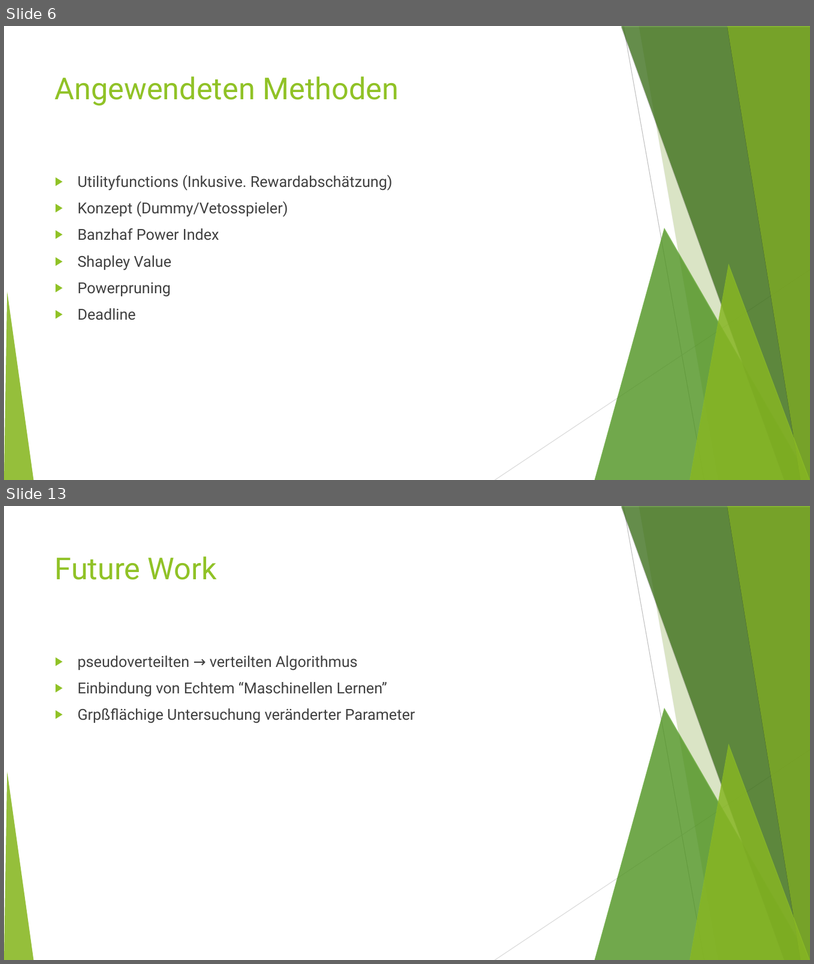
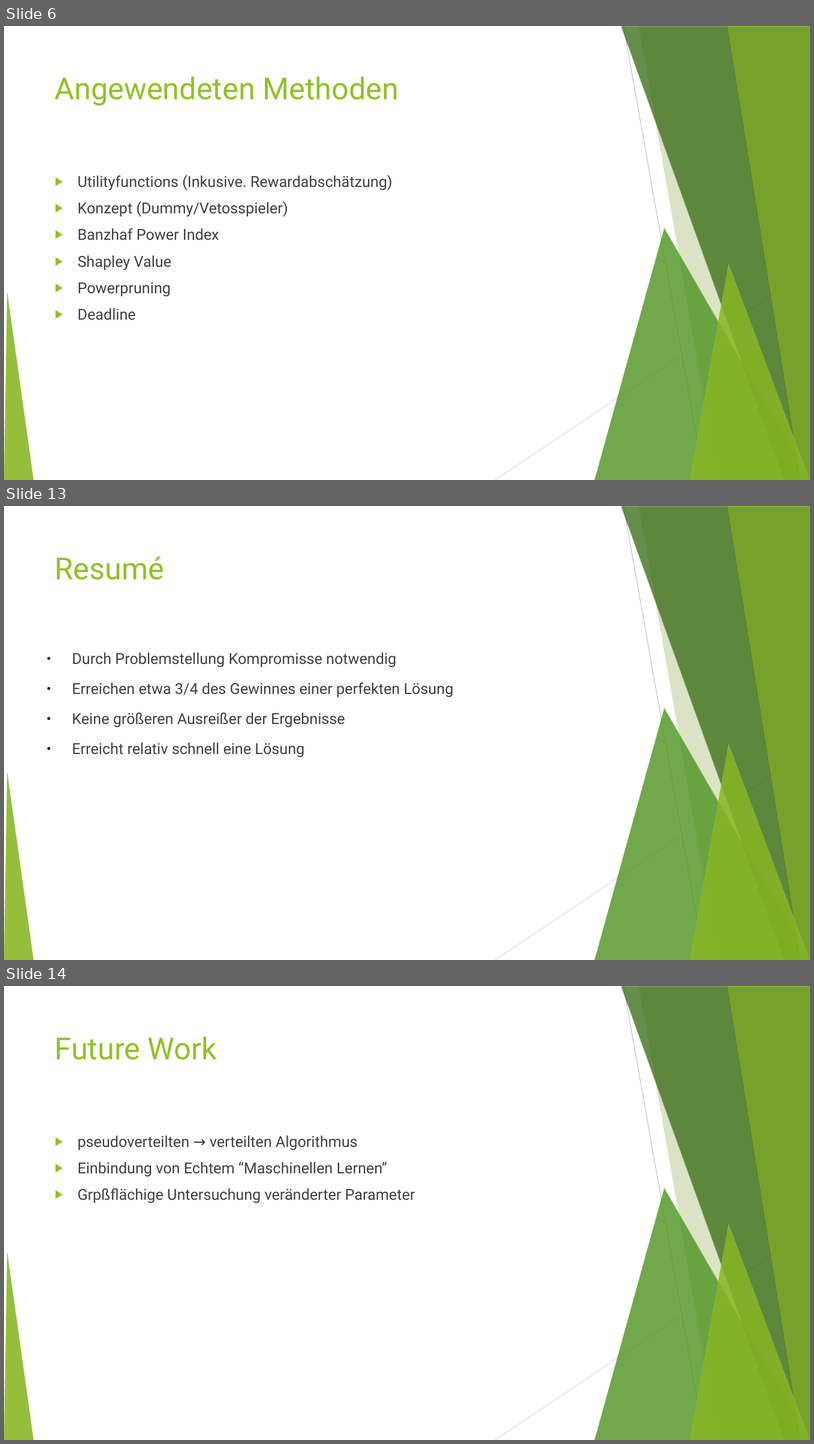
Before and after one commit to MFizz/AiF, a slide deck: Abschluss/alt.odp. Shown one above the other, each under a label of ours: slides 6 and 13 before the commit, slides 6, 13 and 14 after it; the slides between them are not shown. The pictures are 814x964 and 814x1444 pixels, drawn with LibreOffice and Linux fonts; fonts in the diff are those of the drawing. Boxes give left, top, right and bottom in pixels: in the first picture for what was removed or moved away, otherwise in the second. Text is boxed around its words. In the diff, an @@ line names an element or a change of style, - is before the commit and + after.

```diff
--- a/Abschluss/alt.odp
+++ b/Abschluss/alt.odp
@@ slide 13 added at (4, 506, 810, 960), background #FFFFFF; not listed: 10 template elements that a slide beside it also shows @@
@@ title added at (55, 556, 164, 580), 36 pt, text #90C226 @@
+Resumé
@@ text added at (72, 652, 454, 757), 18 pt, text #404040 @@
+● Durch Problemstellung Kompromisse notwendig
+● Erreichen etwa 3/4 des Gewinnes einer perfekten Lösung
+● Keine größeren Ausreißer der Ergebnisse
+● Erreicht relativ schnell eine Lösung
@@ what was slide 13 is now slide 14 @@
```
Also in this commit, not shown: 3 slides changed, 3 other slides added, 3 slides removed, 1 other file.
